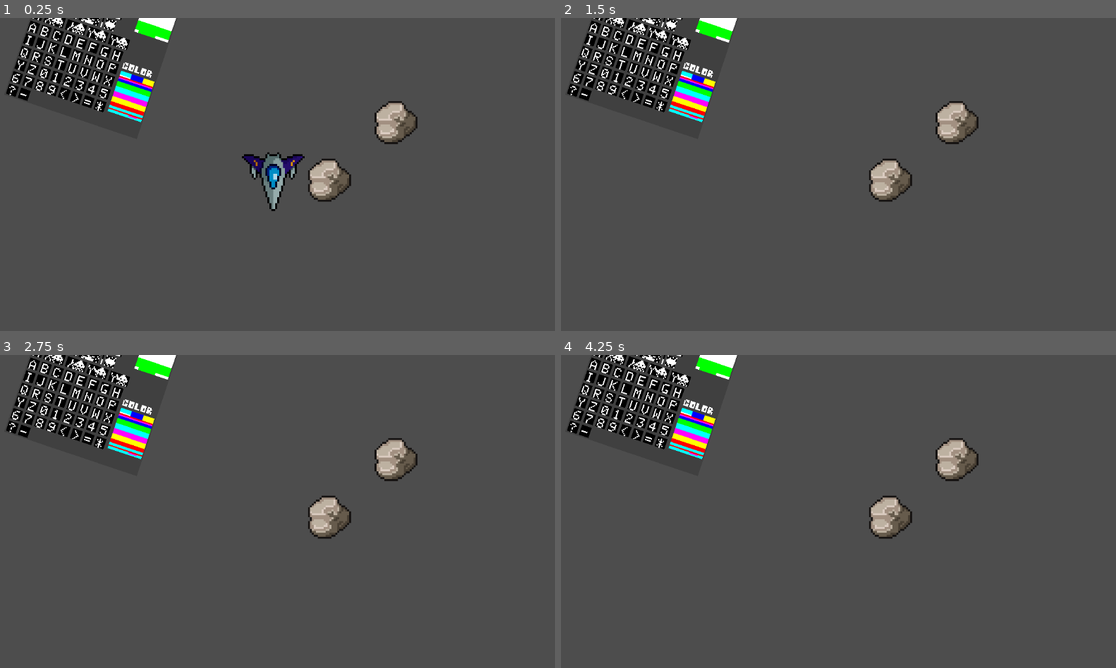
Above: before the commit, frames 1-4 (two rows, left to right).
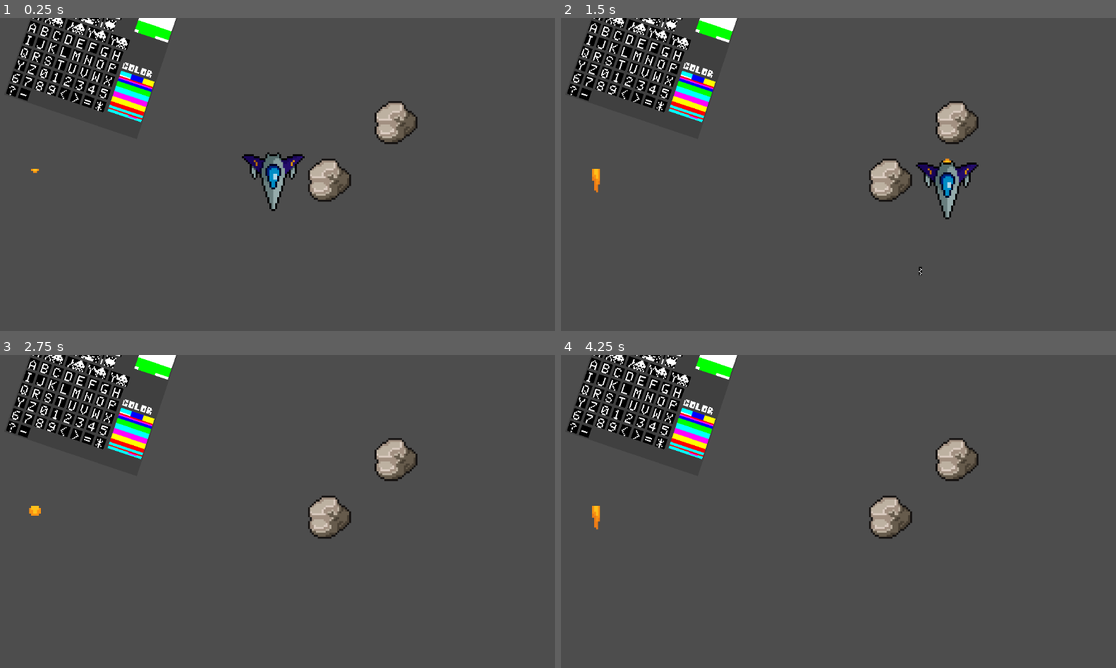
Above: after the commit, the same moments.

Repository: Arzpal/ShapeYourWayOut
Game: Godot game, scene res://Scenes/Playground.tscn
Two runs of this game, one before a commit and one after it. Both use one fixed random seed, a clock stepped at 60 frames per second and the inputs below.
Inputs (mouse positions are in pixels of both pictures, inside the frame that each line leads up to):
- Up to frame 1 (0.25 s): no input
- Up to frame 2 (1.5 s): move the mouse to (960, 161) at 0.52 s; hold D (m_right) 0.53-1.28 s; click (960, 161) at 0.6 s; move the mouse to (721, 193) at 1.27 s; hold S (m_down) from 1.28 s (still down); click (721, 193) at 1.35 s
- Up to frame 3 (2.75 s): move the mouse to (327, 442) at 2.02 s; release S (m_down) at 2.03 s; hold D (m_right) from 2.03 s (still down); click (327, 442) at 2.1 s
- Up to frame 4 (4.25 s): tap Enter at 2.75 s; move the mouse to (805, 577) at 2.77 s; release D (m_right) at 2.78 s; hold W (m_up) 2.78-3.53 s; click (805, 577) at 2.85 s; move the mouse to (1005, 561) at 3.52 s; hold A (m_left) from 3.53 s (still down); click (1005, 561) at 3.6 s

The runs differ from the first frame. In frame 1, less than 0.1% of the frame differs, in the area x 5-8%, y 48-50%; in frame 2, 1.0%, in the area x 5-76%, y 44-83%; in frame 3, less than 0.1%; in frame 4, less than 0.1%.

Commit message:
Animation Sprites and logics

Diff:
--- a/Test1/Scenes/Playground.tscn
+++ b/Test1/Scenes/Playground.tscn
@@ -1,10 +1,55 @@
-[gd_scene load_steps=5 format=3 uid="uid://tc254vqw555y"]
+[gd_scene load_steps=11 format=3 uid="uid://tc254vqw555y"]
 
 [ext_resource type="PackedScene" uid="uid://c8ytxyw8whmn3" path="res://Scenes/player.tscn" id="1_y2moq"]
 [ext_resource type="Texture2D" uid="uid://ci6hd8cdsnxku" path="res://Sprites/Arcade - Space Invaders - Game Graphics and Color Overlays.png" id="2_6xu7j"]
 [ext_resource type="PackedScene" uid="uid://mjvigm25nlra" path="res://Scenes/asteroid.tscn" id="3_jmm6l"]
+[ext_resource type="Texture2D" uid="uid://dgmmg6cna1gvc" path="res://Sprites/Fire.png" id="4_0whkd"]
 
 [sub_resource type="RectangleShape2D" id="RectangleShape2D_ixi4c"]
+
+[sub_resource type="AtlasTexture" id="AtlasTexture_bgeb2"]
+atlas = ExtResource("4_0whkd")
+region = Rect2(0, 0, 64, 64)
+
+[sub_resource type="AtlasTexture" id="AtlasTexture_13gpg"]
+atlas = ExtResource("4_0whkd")
+region = Rect2(64, 0, 64, 64)
+
+[sub_resource type="AtlasTexture" id="AtlasTexture_uam4s"]
+atlas = ExtResource("4_0whkd")
+region = Rect2(0, 64, 64, 64)
+
+[sub_resource type="AtlasTexture" id="AtlasTexture_gylft"]
+atlas = ExtResource("4_0whkd")
+region = Rect2(64, 64, 64, 64)
+
+[sub_resource type="SpriteFrames" id="SpriteFrames_yggva"]
+animations = [{
+"frames": [{
+"duration": 1.0,
+"texture": SubResource("AtlasTexture_bgeb2")
+}, {
+"duration": 1.0,
+"texture": SubResource("AtlasTexture_13gpg")
+}, {
+"duration": 1.0,
+"texture": SubResource("AtlasTexture_uam4s")
+}, {
+"duration": 1.0,
+"texture": SubResource("AtlasTexture_gylft")
+}],
+"loop": true,
+"name": &"Fire",
+"speed": 9.0
+}, {
+"frames": [{
+"duration": 1.0,
+"texture": null
+}],
+"loop": true,
+"name": &"Idle",
+"speed": 5.0
+}]
 
 [node name="Playground" type="Node"]
 
@@ -41,3 +86,12 @@
 
 [node name="Asteroid2" parent="." instance=ExtResource("3_jmm6l")]
 position = Vector2(843, 414)
+
+[node name="Fire" type="AnimatedSprite2D" parent="."]
+use_parent_material = true
+position = Vector2(108, 449)
+scale = Vector2(4, 4)
+sprite_frames = SubResource("SpriteFrames_yggva")
+animation = &"Fire"
+autoplay = "Fire"
+frame_progress = 0.996071
--- a/Test1/Scenes/player.tscn
+++ b/Test1/Scenes/player.tscn
@@ -1,36 +1,46 @@
-[gd_scene load_steps=18 format=3 uid="uid://c8ytxyw8whmn3"]
+[gd_scene load_steps=30 format=3 uid="uid://c8ytxyw8whmn3"]
 
 [ext_resource type="Script" path="res://Scripts/player.gd" id="1_62355"]
 [ext_resource type="PackedScene" uid="uid://7id8ut2b71to" path="res://Scenes/bullet.tscn" id="2_utwvj"]
-[ext_resource type="Texture2D" uid="uid://ci6hd8cdsnxku" path="res://Sprites/Arcade - Space Invaders - Game Graphics and Color Overlays.png" id="3_7a82i"]
+[ext_resource type="Texture2D" uid="uid://dgmmg6cna1gvc" path="res://Sprites/Fire.png" id="3_43720"]
 [ext_resource type="Texture2D" uid="uid://di8sjcfa5rgka" path="res://Sprites/PlayerShip.png" id="3_l5q8w"]
-[ext_resource type="Texture2D" uid="uid://dmhe3m76gok3l" path="res://Sprites/Explosion1.png" id="4_n3ehb"]
 [ext_resource type="PackedScene" uid="uid://b42uo5o16urew" path="res://Scenes/hurtbox.tscn" id="5_xilpi"]
-
-[sub_resource type="CanvasItemMaterial" id="CanvasItemMaterial_1hjq5"]
-blend_mode = 1
-light_mode = 1
-
-[sub_resource type="AtlasTexture" id="AtlasTexture_grj6o"]
-atlas = ExtResource("3_7a82i")
-region = Rect2(37, 50, 16, 9)
-
-[sub_resource type="AtlasTexture" id="AtlasTexture_tqrpq"]
-atlas = ExtResource("3_7a82i")
-region = Rect2(19, 50, 16, 9)
+[ext_resource type="Texture2D" uid="uid://ca745fls4x28w" path="res://Sprites/DeathExplosion.png" id="6_urve4"]
+
+[sub_resource type="AtlasTexture" id="AtlasTexture_ja2jr"]
+atlas = ExtResource("3_43720")
+region = Rect2(0, 0, 64, 64)
+
+[sub_resource type="AtlasTexture" id="AtlasTexture_e2vep"]
+atlas = ExtResource("3_43720")
+region = Rect2(64, 0, 64, 64)
+
+[sub_resource type="AtlasTexture" id="AtlasTexture_5sgi4"]
+atlas = ExtResource("3_43720")
+region = Rect2(0, 64, 64, 64)
+
+[sub_resource type="AtlasTexture" id="AtlasTexture_5cctx"]
+atlas = ExtResource("3_43720")
+region = Rect2(64, 64, 64, 64)
 
 [sub_resource type="SpriteFrames" id="SpriteFrames_iqx7u"]
 animations = [{
 "frames": [{
 "duration": 1.0,
-"texture": SubResource("AtlasTexture_grj6o")
-}, {
-"duration": 1.0,
-"texture": SubResource("AtlasTexture_tqrpq")
+"texture": SubResource("AtlasTexture_ja2jr")
+}, {
+"duration": 1.0,
+"texture": SubResource("AtlasTexture_e2vep")
+}, {
+"duration": 1.0,
+"texture": SubResource("AtlasTexture_5sgi4")
+}, {
+"duration": 1.0,
+"texture": SubResource("AtlasTexture_5cctx")
 }],
 "loop": true,
 "name": &"Fire",
-"speed": 5.0
+"speed": 9.0
 }, {
 "frames": [{
 "duration": 1.0,
@@ -41,143 +51,175 @@
 "speed": 5.0
 }]
 
-[sub_resource type="Gradient" id="Gradient_vgcd8"]
-offsets = PackedFloat32Array(0, 0.178808)
-colors = PackedColorArray(1, 1, 1, 1, 1, 1, 1, 0)
+[sub_resource type="AtlasTexture" id="AtlasTexture_x8m2i"]
+atlas = ExtResource("6_urve4")
+region = Rect2(0, 0, 64, 64)
+
+[sub_resource type="AtlasTexture" id="AtlasTexture_cn8aw"]
+atlas = ExtResource("6_urve4")
+region = Rect2(64, 0, 64, 64)
+
+[sub_resource type="AtlasTexture" id="AtlasTexture_pndp1"]
+atlas = ExtResource("6_urve4")
+region = Rect2(128, 0, 64, 64)
+
+[sub_resource type="AtlasTexture" id="AtlasTexture_eadpp"]
+atlas = ExtResource("6_urve4")
+region = Rect2(0, 64, 64, 64)
+
+[sub_resource type="AtlasTexture" id="AtlasTexture_ev3bi"]
+atlas = ExtResource("6_urve4")
+region = Rect2(64, 64, 64, 64)
+
+[sub_resource type="AtlasTexture" id="AtlasTexture_udji3"]
+atlas = ExtResource("6_urve4")
+region = Rect2(128, 64, 64, 64)
+
+[sub_resource type="AtlasTexture" id="AtlasTexture_0r2i1"]
+atlas = ExtResource("6_urve4")
+region = Rect2(0, 128, 64, 64)
+
+[sub_resource type="AtlasTexture" id="AtlasTexture_jujn6"]
+atlas = ExtResource("6_urve4")
+region = Rect2(64, 128, 64, 64)
+
+[sub_resource type="AtlasTexture" id="AtlasTexture_s3vy7"]
+atlas = ExtResource("6_urve4")
+region = Rect2(128, 128, 64, 64)
+
+[sub_resource type="AtlasTexture" id="AtlasTexture_7yprj"]
+atlas = ExtResource("3_l5q8w")
+region = Rect2(64, 0, 64, 64)
+
+[sub_resource type="AtlasTexture" id="AtlasTexture_m3laq"]
+atlas = ExtResource("3_l5q8w")
+region = Rect2(128, 0, 64, 64)
+
+[sub_resource type="AtlasTexture" id="AtlasTexture_uyxq8"]
+atlas = ExtResource("3_l5q8w")
+region = Rect2(0, 64, 64, 64)
+
+[sub_resource type="AtlasTexture" id="AtlasTexture_8jdbi"]
+atlas = ExtResource("3_l5q8w")
+region = Rect2(64, 64, 64, 64)
+
+[sub_resource type="AtlasTexture" id="AtlasTexture_g6f48"]
+atlas = ExtResource("3_l5q8w")
+region = Rect2(128, 64, 64, 64)
+
+[sub_resource type="AtlasTexture" id="AtlasTexture_05q5m"]
+atlas = ExtResource("3_l5q8w")
+region = Rect2(0, 128, 64, 64)
+
+[sub_resource type="AtlasTexture" id="AtlasTexture_sq0ov"]
+atlas = ExtResource("3_l5q8w")
+region = Rect2(0, 0, 64, 64)
+
+[sub_resource type="SpriteFrames" id="SpriteFrames_b5brv"]
+animations = [{
+"frames": [{
+"duration": 1.0,
+"texture": SubResource("AtlasTexture_x8m2i")
+}, {
+"duration": 1.0,
+"texture": SubResource("AtlasTexture_cn8aw")
+}, {
+"duration": 1.0,
+"texture": SubResource("AtlasTexture_pndp1")
+}, {
+"duration": 1.0,
+"texture": SubResource("AtlasTexture_eadpp")
+}, {
+"duration": 1.0,
+"texture": SubResource("AtlasTexture_ev3bi")
+}, {
+"duration": 1.0,
+"texture": SubResource("AtlasTexture_udji3")
+}, {
+"duration": 1.0,
+"texture": SubResource("AtlasTexture_0r2i1")
+}, {
+"duration": 1.0,
+"texture": SubResource("AtlasTexture_jujn6")
+}, {
+"duration": 1.0,
+"texture": SubResource("AtlasTexture_s3vy7")
+}, {
+"duration": 1.0,
+"texture": null
+}, {
+"duration": 1.0,
+"texture": null
+}, {
+"duration": 1.0,
+"texture": null
+}],
+"loop": false,
+"name": &"Death",
+"speed": 18.0
+}, {
+"frames": [{
+"duration": 1.0,
+"texture": SubResource("AtlasTexture_7yprj")
+}, {
+"duration": 1.0,
+"texture": SubResource("AtlasTexture_m3laq")
+}, {
+"duration": 1.0,
+"texture": SubResource("AtlasTexture_uyxq8")
+}, {
+"duration": 1.0,
+"texture": SubResource("AtlasTexture_8jdbi")
+}, {
+"duration": 1.0,
+"texture": SubResource("AtlasTexture_g6f48")
+}, {
+"duration": 1.0,
+"texture": SubResource("AtlasTexture_05q5m")
+}],
+"loop": false,
+"name": &"Hurt",
+"speed": 18.0
+}, {
+"frames": [{
+"duration": 1.0,
+"texture": SubResource("AtlasTexture_sq0ov")
+}],
+"loop": true,
+"name": &"Idle",
+"speed": 5.0
+}]
 
 [sub_resource type="CapsuleShape2D" id="CapsuleShape2D_7bsch"]
 radius = 20.0
 height = 76.0
 
-[sub_resource type="CanvasItemMaterial" id="CanvasItemMaterial_eipwv"]
-blend_mode = 1
-light_mode = 1
-
-[sub_resource type="CanvasItemMaterial" id="CanvasItemMaterial_g1iys"]
-blend_mode = 1
-light_mode = 1
-
-[sub_resource type="Animation" id="Animation_0m22p"]
-resource_name = "Hit"
-length = 1.8
-tracks/0/type = "method"
-tracks/0/imported = false
-tracks/0/enabled = true
-tracks/0/path = NodePath(".")
-tracks/0/interp = 1
-tracks/0/loop_wrap = true
-tracks/0/keys = {
-"times": PackedFloat32Array(),
-"transitions": PackedFloat32Array(),
-"values": []
-}
-tracks/1/type = "value"
-tracks/1/imported = false
-tracks/1/enabled = true
-tracks/1/path = NodePath("Sprite2D:material")
-tracks/1/interp = 1
-tracks/1/loop_wrap = true
-tracks/1/keys = {
-"times": PackedFloat32Array(0, 0.1, 1.7),
-"transitions": PackedFloat32Array(1, 1, 1),
-"update": 1,
-"values": [null, SubResource("CanvasItemMaterial_eipwv"), null]
-}
-tracks/2/type = "value"
-tracks/2/imported = false
-tracks/2/enabled = true
-tracks/2/path = NodePath("Hurtbox/CollisionShape2D:disabled")
-tracks/2/interp = 1
-tracks/2/loop_wrap = true
-tracks/2/keys = {
-"times": PackedFloat32Array(0, 1.7),
-"transitions": PackedFloat32Array(1, 1),
-"update": 1,
-"values": [true, false]
-}
-tracks/3/type = "value"
-tracks/3/imported = false
-tracks/3/enabled = true
-tracks/3/path = NodePath(".:visible")
-tracks/3/interp = 1
-tracks/3/loop_wrap = true
-tracks/3/keys = {
-"times": PackedFloat32Array(0, 0.3, 0.5, 0.8, 1, 1.3),
-"transitions": PackedFloat32Array(1, 1, 1, 1, 1, 1),
-"update": 1,
-"values": [false, true, false, true, false, true]
-}
-tracks/4/type = "value"
-tracks/4/imported = false
-tracks/4/enabled = true
-tracks/4/path = NodePath("Fire:material")
-tracks/4/interp = 1
-tracks/4/loop_wrap = true
-tracks/4/keys = {
-"times": PackedFloat32Array(0, 0.1, 1.7),
-"transitions": PackedFloat32Array(1, 1, 1),
-"update": 1,
-"values": [null, SubResource("CanvasItemMaterial_g1iys"), null]
-}
-
-[sub_resource type="Animation" id="Animation_va5f5"]
-resource_name = "Idle"
-
-[sub_resource type="AnimationLibrary" id="AnimationLibrary_lsjj1"]
-_data = {
-"Hit": SubResource("Animation_0m22p"),
-"Idle": SubResource("Animation_va5f5")
-}
-
 [node name="Player" type="CharacterBody2D"]
 z_index = 10
-material = SubResource("CanvasItemMaterial_1hjq5")
 script = ExtResource("1_62355")
 delay_time = 0.1
 bullet_scene = ExtResource("2_utwvj")
 metadata/_edit_group_ = true
 
 [node name="Fire" type="AnimatedSprite2D" parent="."]
-position = Vector2(0, 51.405)
-rotation = -3.14159
-scale = Vector2(2.5, 2.5)
+use_parent_material = true
+position = Vector2(0, -15)
+scale = Vector2(4, 4)
 sprite_frames = SubResource("SpriteFrames_iqx7u")
 animation = &"Idle"
 autoplay = "Idle"
+frame_progress = 0.306874
 
 [node name="BulletPosition" type="Node2D" parent="."]
-position = Vector2(0, -59.2)
-
-[node name="CPUParticles2D" type="CPUParticles2D" parent="BulletPosition"]
-position = Vector2(0, -8.8)
-emitting = false
-amount = 10
-lifetime = 0.15
-one_shot = true
-speed_scale = 1.5
-fixed_fps = 60
-local_coords = true
-draw_order = 1
-texture = ExtResource("4_n3ehb")
-emission_shape = 1
-emission_sphere_radius = 9.54
-direction = Vector2(0, -1)
-spread = 18.18
-gravity = Vector2(0, 0)
-initial_velocity_min = 371.72
-initial_velocity_max = 452.53
-linear_accel_min = 18.18
-linear_accel_max = 32.32
-angle_min = -179.0
-angle_max = 179.0
-scale_amount_min = 3.5
-scale_amount_max = 4.5
-color_ramp = SubResource("Gradient_vgcd8")
-
-[node name="Sprite2D" type="Sprite2D" parent="."]
+position = Vector2(0, -58.2)
+
+[node name="ShipSprite" type="AnimatedSprite2D" parent="."]
+use_parent_material = true
 position = Vector2(0, -15)
 scale = Vector2(4, 4)
-texture = ExtResource("3_l5q8w")
+sprite_frames = SubResource("SpriteFrames_b5brv")
+animation = &"Idle"
+autoplay = "Idle"
 
 [node name="CollisionPolygon2D" type="CollisionPolygon2D" parent="."]
 position = Vector2(0, -15.2)
@@ -193,14 +235,14 @@
 shape = SubResource("CapsuleShape2D_7bsch")
 debug_color = Color(0, 0.6, 0.701961, 0.627451)
 
+[node name="DeathTimer" type="Timer" parent="Hurtbox"]
+wait_time = 0.6
+one_shot = true
+
 [node name="RotationDelay" type="Timer" parent="."]
 one_shot = true
 
-[node name="AnimationPlayer" type="AnimationPlayer" parent="."]
-libraries = {
-"": SubResource("AnimationLibrary_lsjj1")
-}
-
 [connection signal="death" from="Hurtbox" to="." method="_on_death"]
 [connection signal="hurt" from="Hurtbox" to="." method="_on_hurt"]
+[connection signal="timeout" from="Hurtbox/DeathTimer" to="." method="_on_death_timer_timeout"]
 [connection signal="timeout" from="RotationDelay" to="." method="_on_rotation_delay_timeout"]
--- a/Test1/Scripts/player.gd
+++ b/Test1/Scripts/player.gd
@@ -9,17 +9,18 @@
 var rotation_dir: Vector2 = Vector2.ZERO
 var last_direction: Vector2 = Vector2.ZERO
 var both_pressed = false
+@export var delay_time = 0.2
 @onready var rotation_delay = $RotationDelay
-@export var delay_time = 0.2
 
 #shoot
 @export var bullet_scene: PackedScene
 @onready var bullet_position = $BulletPosition
 @onready var fire = $Fire
-@onready var cpu_particles_2d = $BulletPosition/CPUParticles2D
 
 #damage
-@onready var animation_player = $AnimationPlayer
+@onready var ship_sprite = $ShipSprite
+@onready var collision_shape_2d = $Hurtbox/CollisionShape2D
+@onready var death_timer = $Hurtbox/DeathTimer
 
 func _ready():
 	rotation_delay.wait_time = delay_time
@@ -75,12 +76,29 @@
 	bullet.spawn_pos = bullet_position.global_position
 	bullet.spawn_rot = bullet_position.global_rotation
 	bullet_position.add_child(bullet)
-	cpu_particles_2d.emitting = true;
 
 func _on_hurt():
 	velocity.x /= 2
 	velocity.y /= 2
-	animation_player.play("Hit")
+
+	ship_sprite.play("Hurt")
+	fire.hide()
+	collision_shape_2d.disabled = true
+	Engine.time_scale = 0.7
+	await ship_sprite.animation_finished
+	collision_shape_2d.disabled = false
+	Engine.time_scale = 1
+	fire.show()
+	ship_sprite.play("Idle")
 
 func _on_death():
-	pass # Replace with function body.
+	ship_sprite.play("Death")
+	fire.hide()
+	Engine.time_scale = 0.5
+	ship_sprite.speed_scale = 1.5
+	await ship_sprite.animation_finished
+	death_timer.start()
+
+func _on_death_timer_timeout():
+	Engine.time_scale = 1
+	get_tree().reload_current_scene()
Binary file added: Test1/Sprites/DeathExplosion.png
Not shown, added: Test1/Sprites/DeathExplosion.png.import
Binary file added: Test1/Sprites/Explosion1.aseprite
Binary file added: Test1/Sprites/Fire.png
Not shown, added: Test1/Sprites/Fire.png.import
Binary file added: Test1/Sprites/FireS.aseprite
Binary file added: Test1/Sprites/PlayerShip.aseprite
Binary file changed: Test1/Sprites/PlayerShip.png
Binary file added: Test1/Sprites/Ship.png
Not shown, added: Test1/Sprites/Ship.png.import
Not shown, changed: ExplosionsV2.psd
